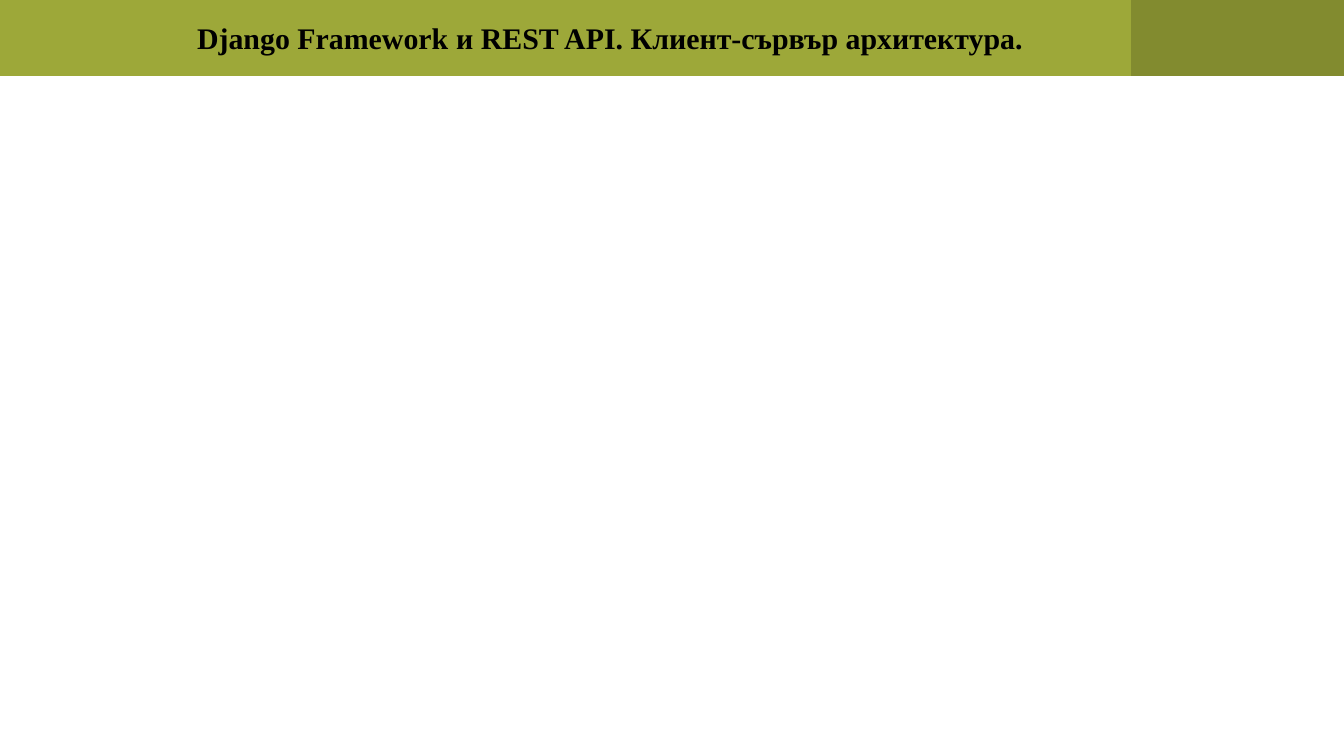
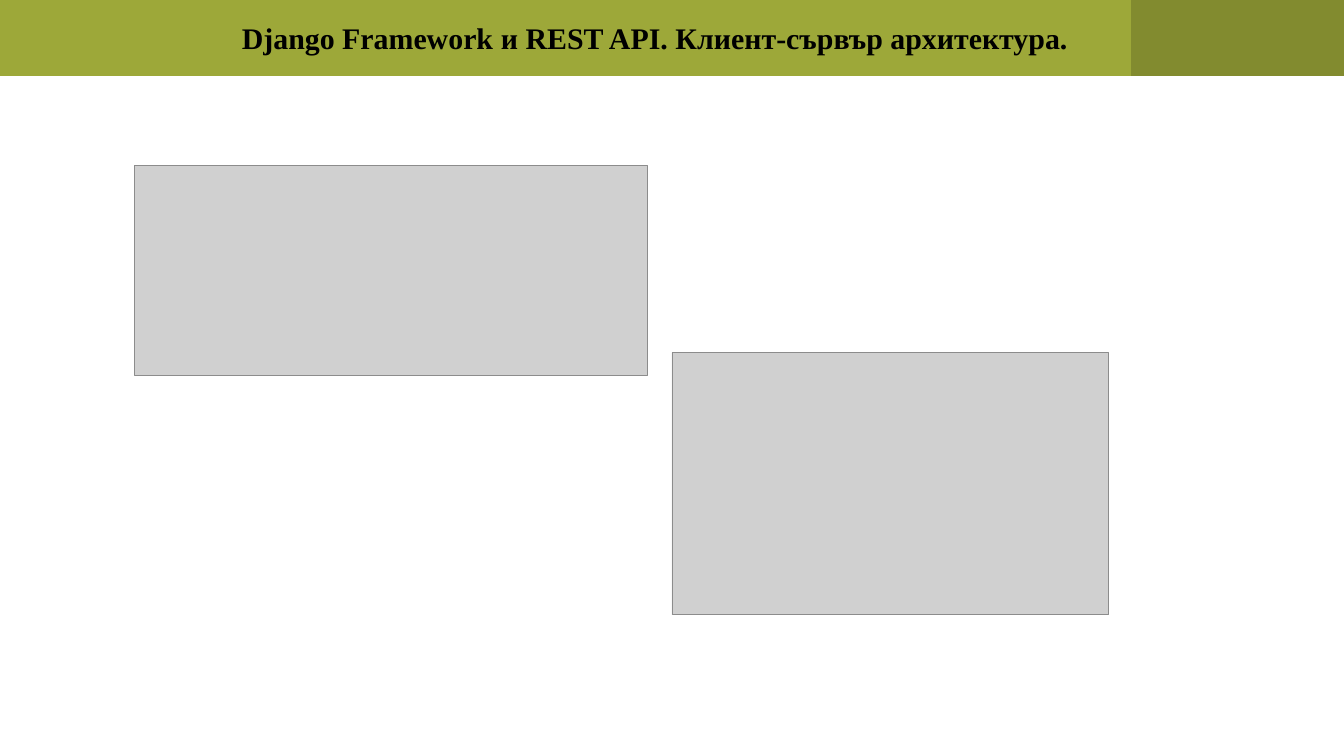
Before and after one commit to pgee-dzi2024/ThemePP_2602, a slide deck: slide 7 of DR/презентация.pptx. Drawn at 1344x756 pixels with LibreOffice and Linux fonts; fonts in the diff are those of the drawing; grey boxes stand for pictures. Boxes give left, top, right and bottom in pixels: in the first picture for what was removed or moved away, otherwise in the second. Text is boxed around its words. In the diff, an @@ line names an element or a change of style, - is before the commit and + after.

```diff
--- a/DR/презентация.pptx
+++ b/DR/презентация.pptx
@@ text "Django Framework и REST API. ...": place and size @@
-text "Django Framework и REST API. ..." at (197,28,1023,55)
+text "Django Framework и REST API. ..." at (242,28,1067,55)
@@ picture added at (134,165,648,375) @@
@@ picture added at (672,353,1109,615) @@
```
Also in this commit, not shown: 6 other slides changed, 1 other file.
